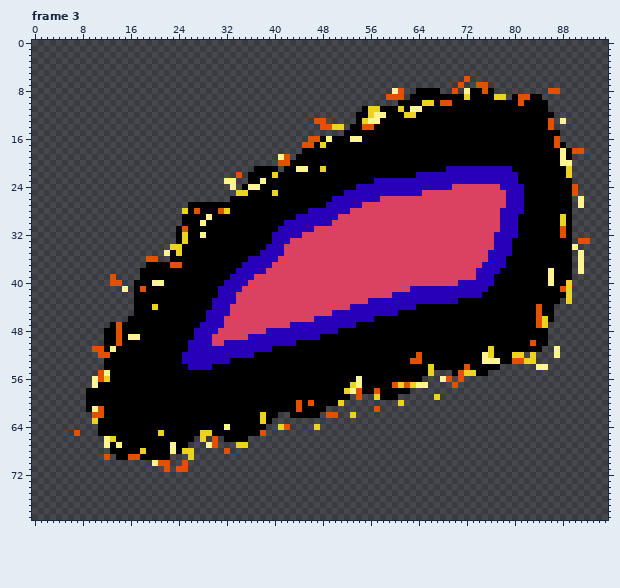
Pixel-art file: Assets/Raw/Sprites/Enemies/Boss4/PhaseSwitch/Right_2.aseprite. The picture above is the old version.
96x80 pixels, 8 frames. Shown: frame 3. The commit also changed other frames, which this record leaves out.
New version:
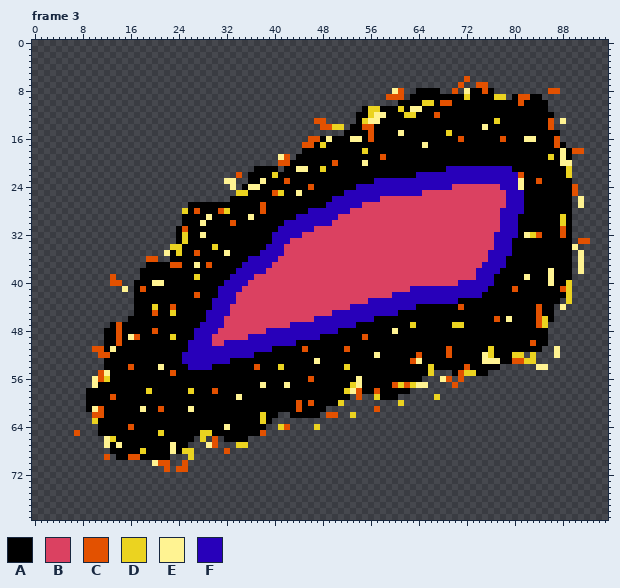
Palette (. is transparent): A #000000  B #db4161  C #e35100  D #ebd320  E #fff392  F #2800ba
What changed:
Changed rows in their new state; - is an unchanged pixel.
Frame 3, layer "Base":
first column x 13:
12 ------------------------------------------------------C---------------------
13 ----------------------------------------------------------------D-----------
14 --------------------------------------------------------------E-------------
15 -------------------------------------------C----E-------D-------------------
16 -------------------------------------------C--------------C------C---EE-----
17 ----------------------------------------------------E-----------------------
18 ------------------------------------------D---------------------------------
19 ---------------------------------------------C---------------------------D--
20 -------------------------------------C----E---------------------------------
22 --------------------------------------------------------------------C-------
23 -----------------------------C--------------------------------------E--C----
24 ---------------------------------C----------------------------------E-------
25 ---------------------------CD--E--------------------------------------------
27 -------------------------C--------------------------------------------------
28 -------------------------C--------------------------------------------------
29 -----------------------E----------------------------------------------------
30 --------------------C-------------------------------------------------------
32 ---------------------------------------------------------------------EDC----
34 -----------------D----------------------------------------------------------
35 --------------C----E--------------------------------------------------------
37 --------------E-C-----------------------------------------------------------
39 --------------D------------------------------------------------------E------
41 -------------------------------------------------------------------C--------
42 --------------C-------------------------------------------------------------
44 ----------C-----------------------------------------------C----------------E
45 -------C--D-----------------------------------------------------------------
46 ----------------------------------------------------------------C-E---------
47 --------------------------------------------------D------DD-----------------
48 -------C---------------------------------------E----------------------------
49 ----C-----D-------------------------------C---------------------------------
51 --------------------------------C------C----------------C-------------------
52 --------------------------------------------E-----------C-------------------
53 ----------------------------------E----------------E------------------------
54 ---C----E---------------C---D----------D------------------------------------
55 ----------C-----------------------------------------------------------------
56 ---------------------------------C------------------------------------------
57 -------------------------E---E----------------------------------------------
58 ------D------D---C----------------------------------------------------------
59 C--------------------E------------------------------------------------------
61 -----E--C----E--------------------------------------------------------------
64 ---C------------------------------------------------------------------------
